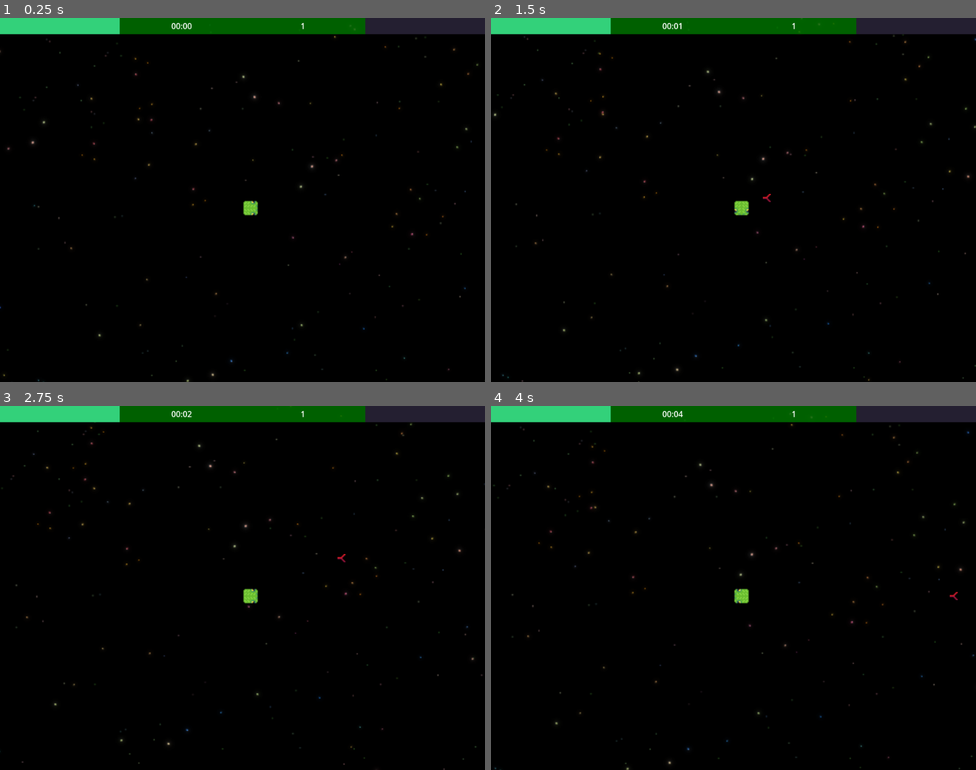
Above: before the commit, frames 1-4 (two rows, left to right).
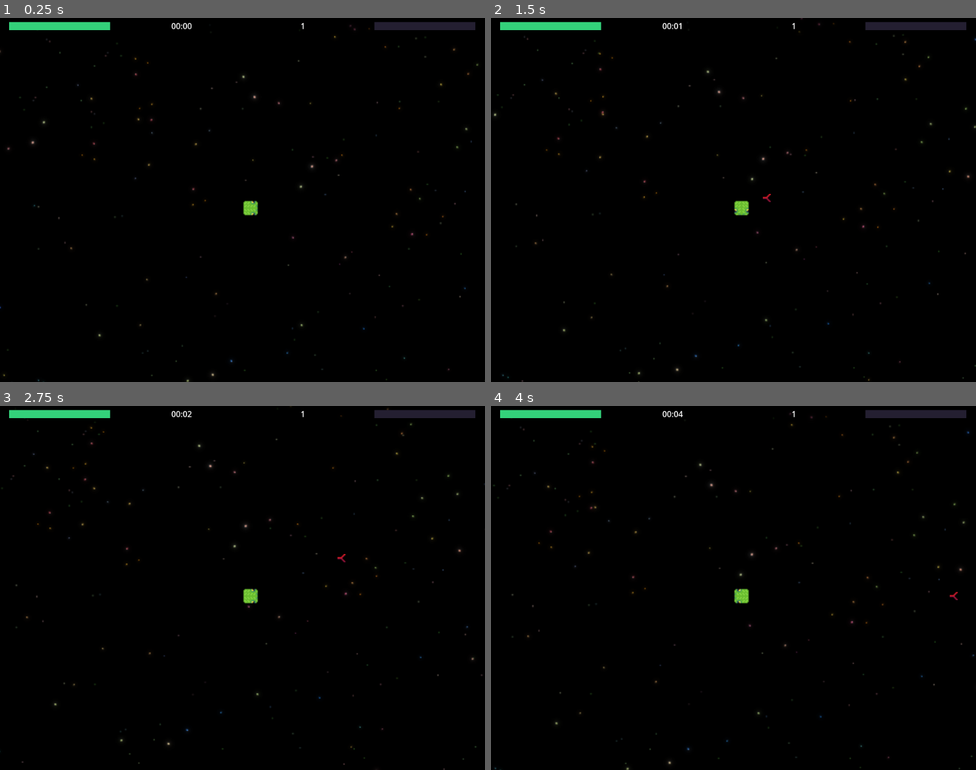
Above: after the commit, the same moments.

Repository: jaerrib/space-snake-survivor
Game: Godot game, scene res://scenes/main/main.tscn
Same seed, same stepped clock (60 frames per second), same inputs: the game is played once before the commit and once after it.
Inputs:
- Up to frame 1 (0.25 s): no input
- Up to frame 2 (1.5 s): hold D (right) 0.53-1.28 s; tap P (xp_spawn) at 0.6, 1.35 s; hold S (down) from 1.28 s (still down)
- Up to frame 3 (2.75 s): release S (down) at 2.03 s; hold D (right) from 2.03 s (still down); tap P (xp_spawn) at 2.1 s
- Up to frame 4 (4 s): release D (right) at 2.78 s; hold Up (up) 2.78-3.53 s; tap P (xp_spawn) at 2.85, 3.6 s; hold A (left) from 3.53 s (still down)

The runs differ from the first frame. In frame 1, 3.6% of the frame differs, in the area x 0-100%, y 0-5%; in frame 2, 3.6%; in frame 3, 3.6%; in frame 4, 3.6%.

Commit message:
Make hp and xp bars smaller

Diff:
--- a/scenes/hud/hud.tscn
+++ b/scenes/hud/hud.tscn
@@ -33,7 +33,7 @@
 [node name="ColorRect" type="ColorRect" parent="MC/MC2"]
 custom_minimum_size = Vector2(0, 32)
 layout_mode = 2
-color = Color(0, 0.501961, 0, 0.752941)
+color = Color(0, 0, 0, 0.564706)
 
 [node name="HB" type="HBoxContainer" parent="MC/MC2"]
 layout_mode = 2
@@ -42,10 +42,12 @@
 [node name="HBoxContainer" type="HBoxContainer" parent="MC/MC2/HB"]
 layout_mode = 2
 size_flags_horizontal = 3
+size_flags_vertical = 4
 
 [node name="HealthBar" parent="MC/MC2/HB/HBoxContainer" instance=ExtResource("1_cgeww")]
+custom_minimum_size = Vector2(200, 16)
 layout_mode = 2
-size_flags_horizontal = 3
+size_flags_horizontal = 6
 
 [node name="TimeLabel" type="Label" parent="MC/MC2/HB"]
 layout_mode = 2
@@ -64,8 +66,10 @@
 size_flags_horizontal = 3
 
 [node name="XPBar" parent="MC/MC2/HB/HBoxContainer3" instance=ExtResource("2_c45xl")]
+custom_minimum_size = Vector2(200, 16)
 layout_mode = 2
-size_flags_horizontal = 3
+size_flags_horizontal = 6
+size_flags_vertical = 4
 
 [node name="LevelTimer" type="Timer" parent="."]
 autostart = true
